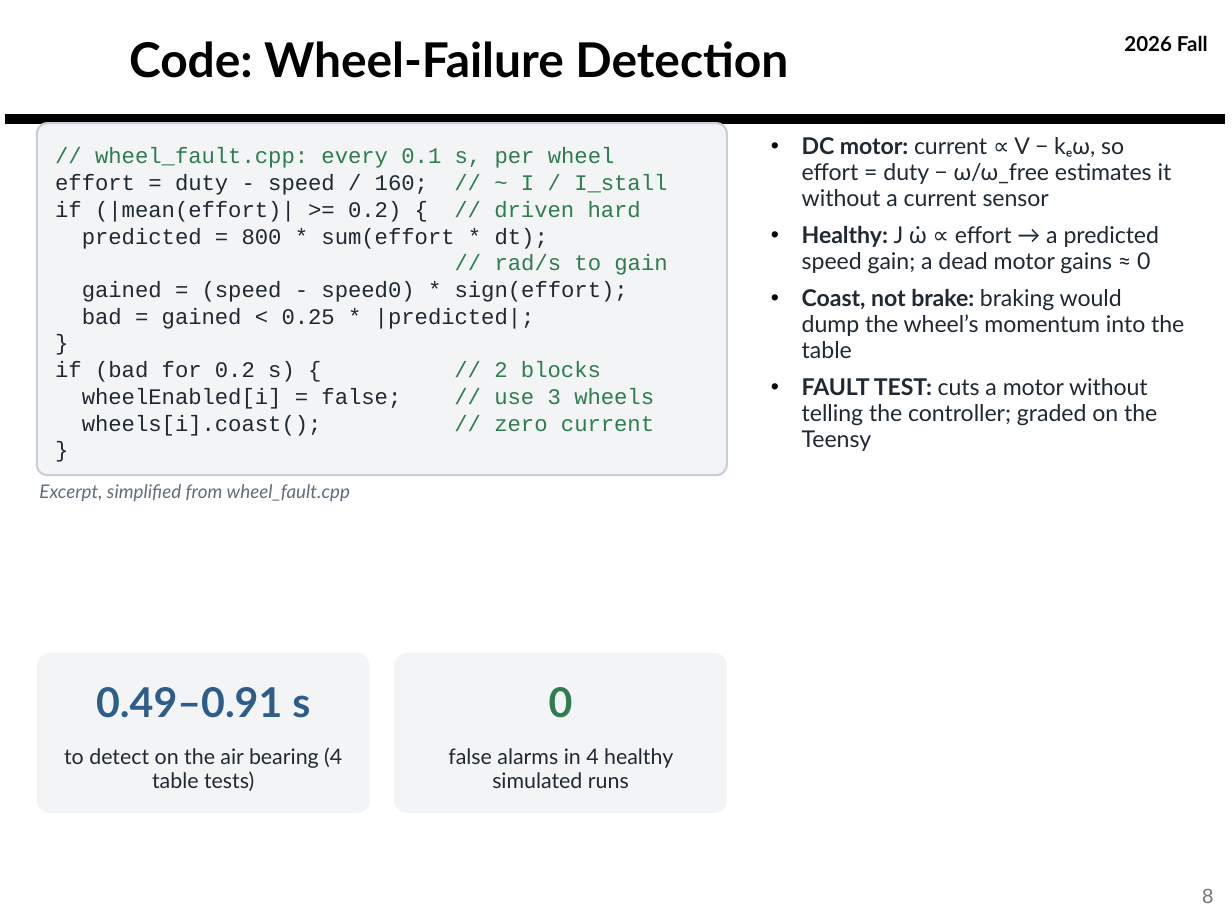
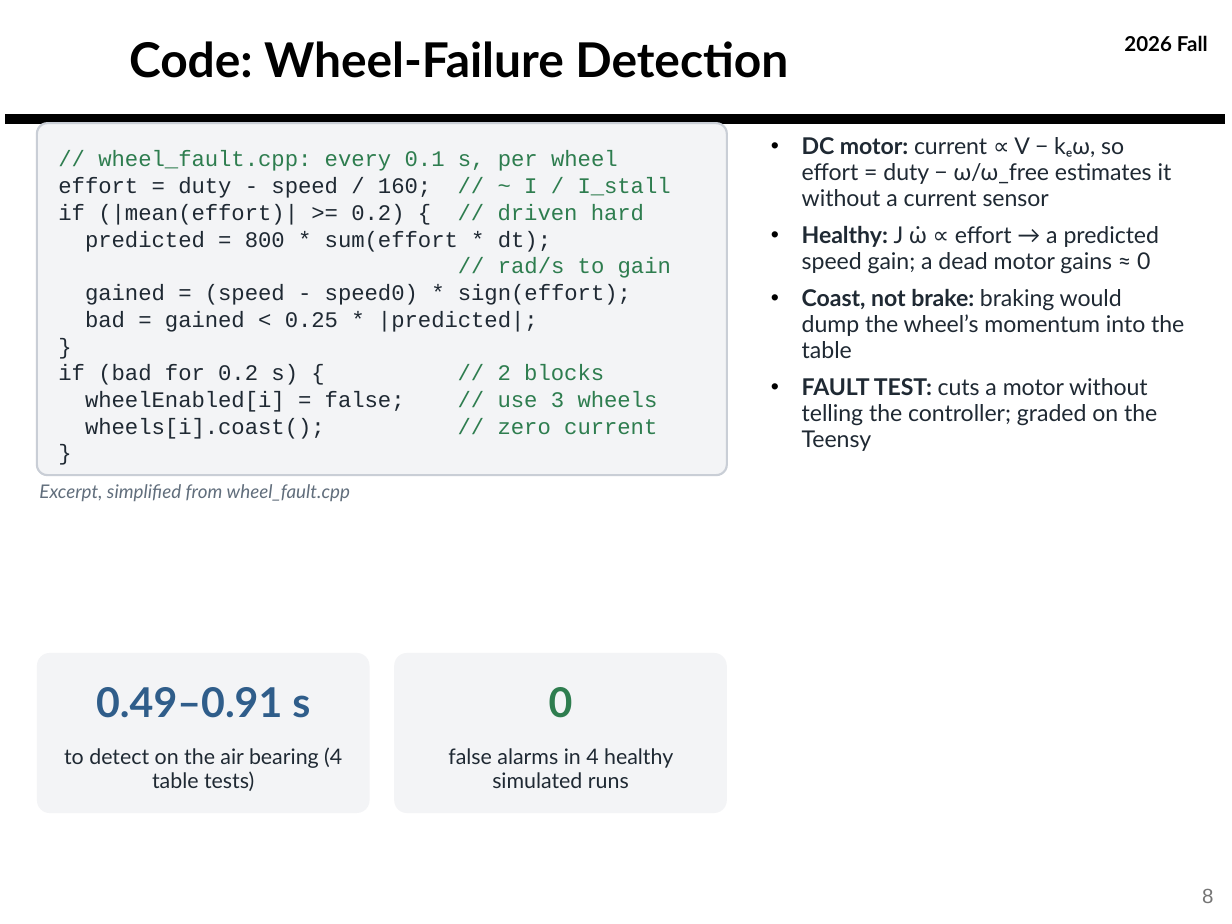
Before and after one commit to derek-weissinger-usafa/Astro-331-Lab-8, a slide deck: slide 8 of Reports/Astro 331 Lab 8_2_3 Body Final Pres.pptx. Drawn at 1232x924 pixels with LibreOffice and Linux fonts; fonts in the diff are those of the drawing; background and template pictures are left out. Boxes give left, top, right and bottom in pixels: in the first picture for what was removed or moved away, otherwise in the second. Text is boxed around its words. In the diff, an @@ line names an element or a change of style, - is before the commit and + after.

```diff
--- a/Reports/Astro 331 Lab 8_2_3 Body Final Pres.pptx
+++ b/Reports/Astro 331 Lab 8_2_3 Body Final Pres.pptx
@@ text removed at [55, 147, 667, 436] @@
-// wheel_fault.cpp: every 0.1 s, per wheel
-effort = duty - speed / 160; // ~ I / I_stall
-if (|mean(effort)| >= 0.2) { // driven hard
-predicted = 800 * sum(effort * dt);
-// rad/s to gain
-gained = (speed - speed0) * sign(effort);
-bad = gained < 0.25 * |predicted|;
-}
-if (bad for 0.2 s) { // 2 blocks
-wheelEnabled[i] = false; // use 3 wheels
-wheels[i].coast(); // zero current
-}
@@ text in rounded rectangle at [58, 150, 671, 439]: text added @@
+// wheel_fault.cpp: every 0.1 s, per wheel
+effort = duty - speed / 160; // ~ I / I_stall
+if (|mean(effort)| >= 0.2) { // driven hard
+predicted = 800 * sum(effort * dt);
+// rad/s to gain
+gained = (speed - speed0) * sign(effort);
+bad = gained < 0.25 * |predicted|;
+}
+if (bad for 0.2 s) { // 2 blocks
+wheelEnabled[i] = false; // use 3 wheels
+wheels[i].coast(); // zero current
+}
```
Also in this commit, not shown: 14 other slides changed, 3 other files.
